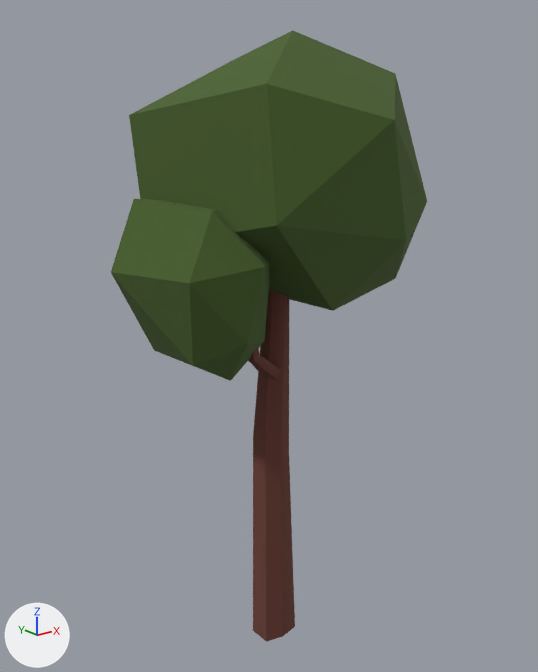
An edit to the FBX model environment/tree/Oak_small.fbx, drawn before and after from the same camera.
The view is the same before and after, from a 50 mm lens placed at (-1.093, -1.354, 1.389), pointed at (0.05, 0.074, 0.818). Every picture has the same lights, and +X, +Y and +Z are marked at lower left.

Objects in the first picture: 'oak_crown_Small', 'oak_trunk_Small'.
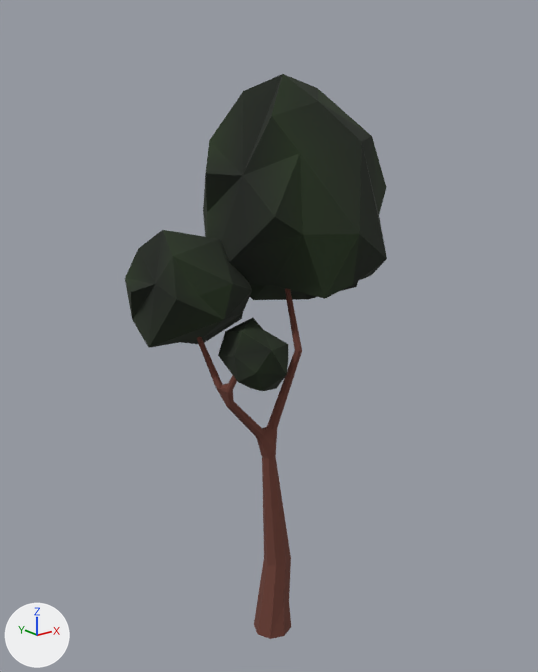
What differs and where, as boxes [x1, y1, x2, y2] in the pictures (538 x 672 px):
```json
{"object": "oak_crown_Small", "change": "reshaped, moved, turned", "before": [111, 30, 427, 381], "after": [125, 74, 387, 391]}
{"object": "oak_trunk_Small", "change": "reshaped, moved", "before": [248, 290, 295, 642], "after": [197, 288, 302, 639]}
{"part": 1, "of": "me_icosphere_001", "change": "rebuilt", "before": [253, 290, 295, 642], "after": [197, 288, 302, 639]}
{"part": 2, "of": "me_icosphere_001", "change": "deleted", "before": [248, 347, 281, 380], "on screen": "brown"}
{"part": 4, "of": "me_icosphere_013", "change": "rebuilt", "before": [111, 199, 270, 381], "after": [203, 74, 387, 300], "on screen": "16% wider, 24% taller"}
{"part": 5, "of": "me_icosphere_013", "change": "added", "after": [125, 230, 252, 348], "on screen": "black"}
{"part": 6, "of": "me_icosphere_013", "change": "added", "after": [218, 317, 288, 391], "on screen": "black"}
{"part": 7, "of": "me_icosphere_013", "change": "deleted", "before": [129, 30, 427, 311], "on screen": "green"}
```

Edits to the scene script, one JSON object a line:
```json
{"block": "me_icosphere_001", "where": "# used by ob_oak_trunk_small; location = (0.005, 0.0, 0.0)"}
{"op": "remove", "block": "me_icosphere_001", "code": "me_icosphere_001.from_pydata(...)  # 30 vertices, 21 faces; spans x -0.158..0.052, y -0.114..0.045, z -0.008..1.006"}
{"op": "add", "block": "me_icosphere_001", "code": "me_icosphere_001.from_pydata(...)  # 98 vertices, 136 faces; spans x -0.17..0.079, y -0.053..0.124, z -0.001..1.083"}
{"block": "me_icosphere_001", "change": "me_icosphere_001 part 1: the loose piece of 18 vertices spanning x -0.05..0.052, y -0.045..0.045, z -0.008..1.006 is rebuilt with 98 vertices and now spans x -0.17..0.079, y -0.053..0.124, z -0.001..1.083"}
{"block": "me_icosphere_001", "change": "me_icosphere_001 part 2: the loose piece of 12 vertices spanning x -0.158..0.024, y -0.114..-0.002, z 0.727..0.937 is deleted"}
{"block": "me_icosphere_001", "change": "me_icosphere_001 part 3: the surface is now shaded flat"}
{"block": "me_icosphere_013", "where": "# used by ob_oak_crown_small; location = (-0.035, 0.036, 1.088); rotation_euler = (0.0228, -1.147, -0.0673), in degrees (1.3, -66, -3.9)"}
{"op": "remove", "block": "me_icosphere_013", "code": "me_icosphere_013.from_pydata(...)  # 38 vertices, 66 faces; spans x -0.331..0.471, y -0.32..0.38, z -0.441..0.355"}
{"op": "add", "block": "me_icosphere_013", "code": "me_icosphere_013.from_pydata(...)  # 89 vertices, 166 faces; spans x -0.397..0.251, y -0.243..0.241, z -0.407..0.312"}
{"block": "me_icosphere_013", "change": "me_icosphere_013 part 4: the loose piece of 19 vertices spanning x -0.331..0.043, y -0.213..0.224, z -0.092..0.297 is rebuilt with 44 vertices and now spans x -0.219..0.251, y -0.243..0.241, z -0.263..0.312"}
{"block": "me_icosphere_013", "change": "me_icosphere_013 part 5: a new loose piece of 28 vertices spanning x -0.397..-0.118, y -0.07..0.238, z -0.331..-0.032, in mat_forest_002 (picture img_forest_spot_texture_all_png)"}
{"block": "me_icosphere_013", "change": "me_icosphere_013 part 6: a new loose piece of 17 vertices spanning x -0.234..-0.076, y -0.152..0.016, z -0.407..-0.243, in mat_forest_002 (picture img_forest_spot_texture_all_png)"}
{"block": "me_icosphere_013", "change": "me_icosphere_013 part 7"}
{"block": "me_icosphere_013", "change": "19 vertices are removed from x -0.112..0.471, y -0.32..0.38, z -0.441..0.355"}
{"block": "me_icosphere_013", "change": "33 faces are deleted"}
{"op": "set", "path": "ob_oak_trunk_small.location", "old": "(0.005, 0.0, 0.0)", "new": "(0.0, 0.0, 0.0)"}
{"op": "set", "path": "ob_oak_crown_small.rotation_euler", "old": "(0.0228, -1.147, -0.0673)", "new": "(0.0, 0.0, 0.0)", "note": "degrees (1.3, -66, -3.9) -> degrees (0, 0, 0)"}
{"op": "set", "path": "ob_oak_crown_small.location", "old": "(-0.035, 0.036, 1.088)", "new": "(0.093, 0.038, 1.14)"}
```
